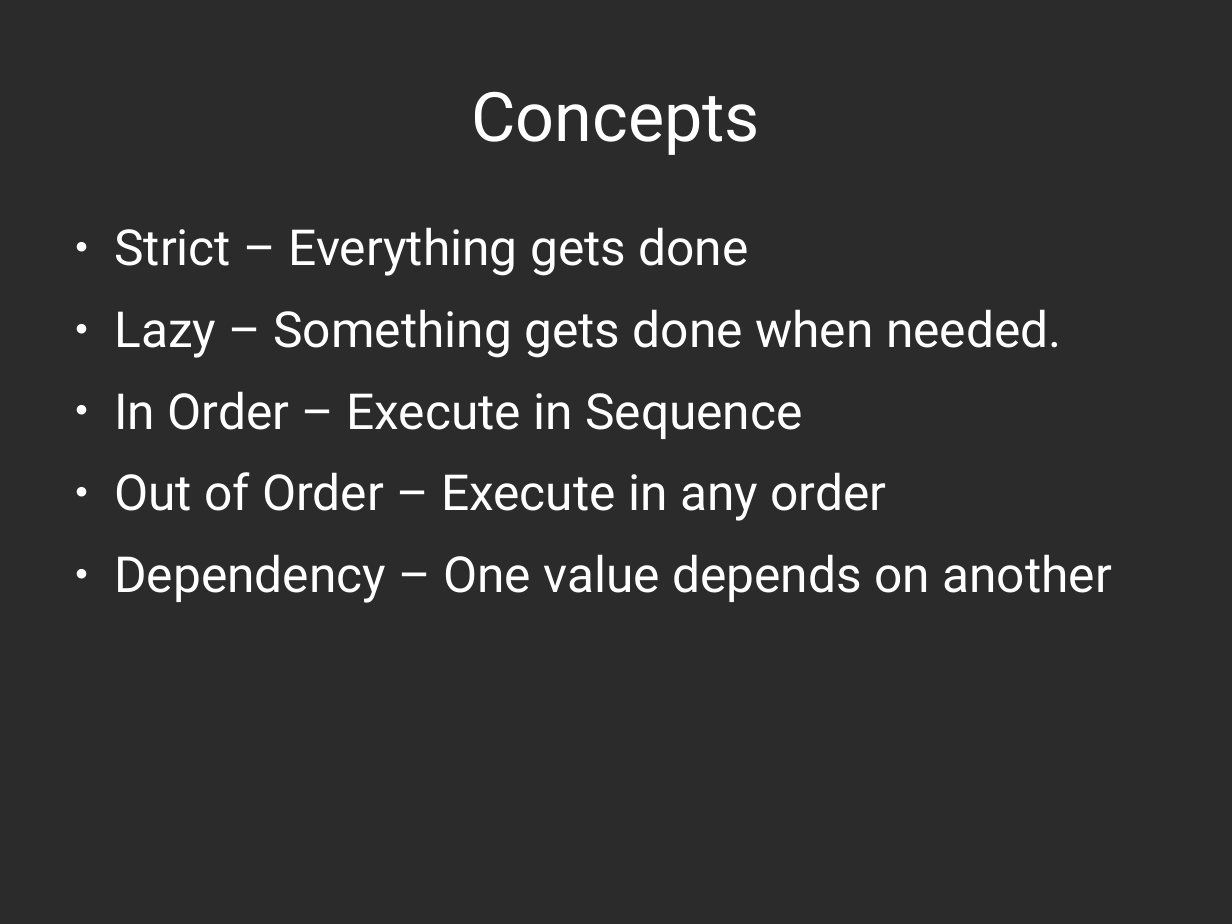
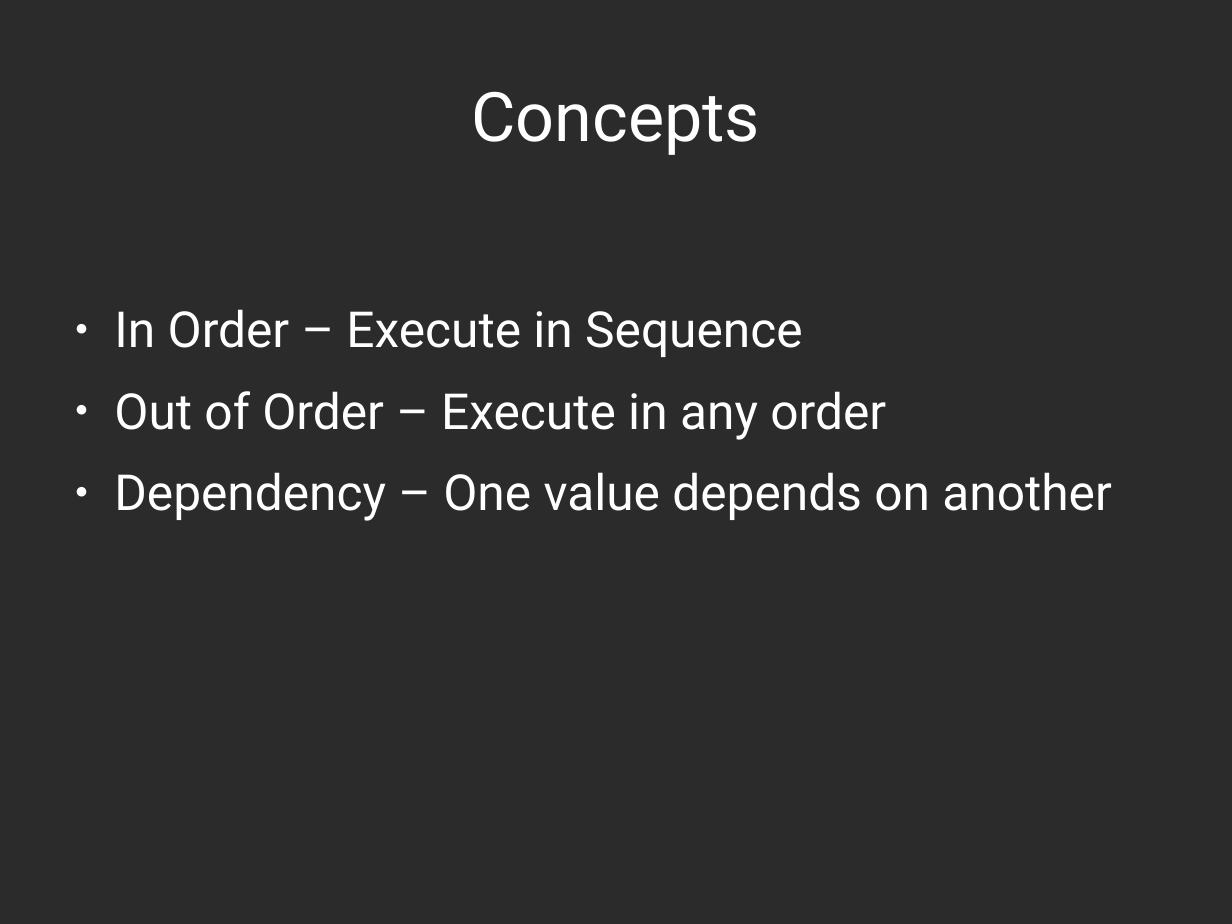
Before and after one commit to abramhindle/python-iteration-talk, a slide deck: slide 5 of iteration-talk.odp. Drawn at 1232x924 pixels with LibreOffice and Linux fonts; fonts in the diff are those of the drawing; background and template pictures are left out; a plain dark background stands for a picture behind light text. Boxes give left, top, right and bottom in pixels: in the first picture for what was removed or moved away, otherwise in the second. Text is boxed around its words. In the diff, an @@ line names an element or a change of style, - is before the commit and + after.

Commit message:
pdf slides

```diff
--- a/iteration-talk.odp
+++ b/iteration-talk.odp
@@ text at bbox=[114, 227, 1062, 358]: paragraphs removed @@
-● Strict – Everything gets done
-● Lazy – Something gets done when needed.
```
Also in this commit, not shown: 1 other slide changed, 1 other file.
